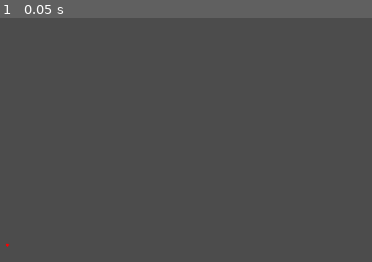
Above: before the commit, frame 1.
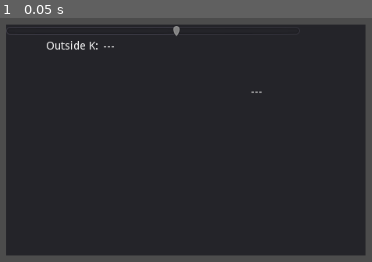
Above: after the commit, the same moment.

Repository: philipp-gaddi/item_system
Game: Godot game, scene res://Testworld.tscn
Two runs of this game, one before a commit and one after it. Both use one fixed random seed, a clock stepped at 60 frames per second and the inputs below. Before the commit the project starts from res://TestWorld.tscn.
Inputs:
- Up to frame 1 (0.05 s): no input

The runs differ from the first frame. In frame 1, 90% of the frame differs, in the area x 1-99%, y 2-98%.

Commit message:
i guess progress, implemnted heat transfer for normal item

Diff:
--- /dev/null
+++ b/EnergySource.gd
@@ -0,0 +1,18 @@
+extends Node2D
+
+
+var Q_input_J
+var Q_J
+var T_K
+var Q_output_W
+var Q_storage_J
+
+
+# Called when the node enters the scene tree for the first time.
+func _ready():
+	pass # Replace with function body.
+
+
+# Called every frame. 'delta' is the elapsed time since the previous frame.
+#func _process(delta):
+#	pass
--- /dev/null
+++ b/EnergySource.tscn
@@ -0,0 +1,6 @@
+[gd_scene load_steps=2 format=2]
+
+[ext_resource path="res://EnergySource.gd" type="Script" id=1]
+
+[node name="EnergySource" type="Node2D"]
+script = ExtResource( 1 )
--- a/TestWorld.gd
+++ /dev/null
@@ -1,34 +0,0 @@
-extends Node2D
-
-var sixty_frame = 60
-var frame = 0
-var x = 0
-var val2 = 350
-var val3 = 250
-var sw = true
-
-
-
-# Called every frame. 'delta' is the elapsed time since the previous frame.
-func _process(delta):
-	if Input.is_action_just_released("cook"):
-		if sw:
-			print('set val2')
-			$item_temperature.temperature_outside = val2
-			sw = false
-		else:
-			print('set val3')
-			$item_temperature.temperature_outside = val3
-			sw = true
-
-	var frame_modulo_class = frame % sixty_frame
-	if frame_modulo_class == 0:
-		print($item_temperature.temperature)
-		update()
-	frame += 1
-
-
-func _draw():
-
-	draw_circle(Vector2(x, -$item_temperature.temperature), 2.0, Color.red)
-	x+=1
--- a/TestWorld.tscn
+++ /dev/null
@@ -1,13 +0,0 @@
-[gd_scene load_steps=3 format=2]
-
-[ext_resource path="res://TestWorld.gd" type="Script" id=1]
-[ext_resource path="res://item_temperature.tscn" type="PackedScene" id=3]
-
-[node name="TestWorld" type="Node2D"]
-script = ExtResource( 1 )
-
-[node name="Camera2D" type="Camera2D" parent="."]
-position = Vector2( 498.278, -286.599 )
-current = true
-
-[node name="item_temperature" parent="." instance=ExtResource( 3 )]
--- /dev/null
+++ b/Testworld.gd
@@ -0,0 +1,22 @@
+extends Node2D
+
+
+onready var item = get_node("item_base")
+
+# Called when the node enters the scene tree for the first time.
+func _ready():
+	pass # Replace with function body.
+
+
+# Called every frame. 'delta' is the elapsed time since the previous frame.
+#func _process(delta):
+#	pass
+
+
+func _on_HSlider_value_changed(value):
+	item.set_T_outside_K(value)
+	$Control/Panel/outside_K_value.text = str(value)
+
+
+func _on_item_base_temperature_changed(T_K):
+	$Control/Panel/item_K.text = str(T_K)
--- /dev/null
+++ b/Testworld.tscn
@@ -0,0 +1,57 @@
+[gd_scene load_steps=3 format=2]
+
+[ext_resource path="res://Testworld.gd" type="Script" id=1]
+[ext_resource path="res://item_energy.tscn" type="PackedScene" id=2]
+
+[node name="Testworld" type="Node2D"]
+script = ExtResource( 1 )
+
+[node name="Control" type="Control" parent="."]
+margin_left = -499.0
+margin_top = -289.0
+margin_right = -422.0
+margin_bottom = -240.0
+__meta__ = {
+"_edit_use_anchors_": false
+}
+
+[node name="Panel" type="Panel" parent="Control"]
+margin_right = 460.0
+margin_bottom = 296.0
+
+[node name="HSlider" type="HSlider" parent="Control/Panel"]
+margin_right = 376.0
+margin_bottom = 16.0
+max_value = 500.0
+value = 293.0
+__meta__ = {
+"_edit_use_anchors_": false
+}
+
+[node name="outside_K" type="Label" parent="Control/Panel"]
+margin_left = 51.0
+margin_top = 21.0
+margin_right = 120.0
+margin_bottom = 52.0
+text = "Outside K:"
+
+[node name="outside_K_value" type="Label" parent="Control/Panel"]
+margin_left = 123.678
+margin_top = 21.0
+margin_right = 192.678
+margin_bottom = 52.0
+text = "---"
+
+[node name="item_K" type="Label" parent="Control/Panel"]
+margin_left = 312.813
+margin_top = 79.2502
+margin_right = 403.813
+margin_bottom = 93.2502
+text = "---"
+
+[node name="Camera2D" type="Camera2D" parent="."]
+current = true
+
+[node name="item_base" parent="." instance=ExtResource( 2 )]
+[connection signal="value_changed" from="Control/Panel/HSlider" to="." method="_on_HSlider_value_changed"]
+[connection signal="temperature_changed" from="item_base" to="." method="_on_item_base_temperature_changed"]
--- a/item.gd
+++ /dev/null
@@ -1,42 +0,0 @@
-extends Node2D
-
-var temp_K = 293.0
-var temp_outside_K = 293.0 setget set_temp_outside
-export var R_treshold = 380.0
-export var R = 0.0 setget ,get_R
-export var k_temp = 0.1
-export var k_R = 0.1
-
-#func _init(temp):
-#	temp_K = temp
-#	temp_outside_K = temp
-
-func _ready():
-	set_process(false)
-
-func _process(delta):
-	var temp_delta = temp_outside_K - temp_K
-	var is_different = abs(temp_delta) > 5
-	if is_different:
-
-		temp_K += (temp_outside_K - temp_K) * k_temp * delta
-	else:
-		temp_K = temp_outside_K
-
-	if temp_K > R_treshold:
-		R += temp_K * k_R * delta
-
-	if !is_different and temp_K <= R_treshold:
-		temp_K = temp_outside_K
-		set_process(false)
-
-func set_temp_outside(temp):
-
-	temp_outside_K = temp
-
-	if temp_outside_K != temp_K:
-		set_process(true)
-
-func get_R():
-	# collapse state to some integer
-	return floor(R)
--- a/item.tscn
+++ /dev/null
@@ -1,6 +0,0 @@
-[gd_scene load_steps=2 format=2]
-
-[ext_resource path="res://item.gd" type="Script" id=1]
-
-[node name="item_temperature" type="Node2D"]
-script = ExtResource( 1 )
--- /dev/null
+++ b/item_energy.tscn
@@ -0,0 +1,19 @@
+[gd_scene load_steps=3 format=2]
+
+[ext_resource path="res://item_temperature.gd" type="Script" id=1]
+
+[sub_resource type="CircleShape2D" id=1]
+radius = 30.0
+
+[node name="item_base" type="Node2D"]
+script = ExtResource( 1 )
+__meta__ = {
+"_edit_group_": true
+}
+
+[node name="heat_radiation" type="Area2D" parent="."]
+
+[node name="CollisionShape2D" type="CollisionShape2D" parent="heat_radiation"]
+shape = SubResource( 1 )
+[connection signal="body_entered" from="heat_radiation" to="." method="_on_heat_radiation_body_entered"]
+[connection signal="body_exited" from="heat_radiation" to="." method="_on_heat_radiation_body_exited"]
--- a/item_temperature.gd
+++ b/item_temperature.gd
@@ -1,52 +1,142 @@
 extends Node2D
 
-# really simplified model of heat transfer is used
-# heat is dependent on the outside temperature, which you can set,
-# then based on the temperature delta, the temperature of the object changes.
-# using conduction formulas
+# background info
+# heat capacity
+# convection, conduction and radiation are mechanism of heat transfer.
+# conduction heat transfer between bodies, via diffusion and contact
+# convection, heat transfer between solid and fluid (if the fluid isn't moving
+# it's conduction). Two types forced (Fan) and free (buoyancy) convection.
+# the parameter h in convection depends on the fluid case (turbulent, free flowing, forced etc.)
+# find constants, not worth calculating.
+# radiation
 
-const compare_treshold = .1
+# heat capacity Q = m * s * T_delta
+# convection Q/t = h * A * (T_surface - T_fluid_far) # natural
+# conduction Q/t = s * A * T_delta/x_delta
+# radiation Q/t = boltzmann * emissive * A * T_abs
 
-var temperature = 293.0 setget , get_temperature
-var temperature_outside = 293.0 setget set_temperature_outside
-
-# Q = m * k * T_delta
-# conduction Q_over_t = c * A * T_delta / x_delta
-export var specific_heat_capacity = 4.1813 # water
-export var thermal_conductivity = 0.6 # water # 0.024 # air
-
-# problem with this approach values have to make sense... hard to tune
-# need to have some approximater
-export var mass_kg = 1.0
-export var surface_area_m2 = .06 # 0.1 * 0.1 * 6
-export var x_delta_m = .005
+# simplification and implementation
+# radiation, has a fixed radius
+# conduction for non moving fluids
+# convection only natural, external flow, and free flow
+# all is one dimensional (equal in each direction)
+# energy level/outside temp affects temp change, temp between things/object not
+# radiation only affects object not in use
+# heat always flows from warm to cold, no cooling through conduction
+# only modeling of net flows, no idle flow random, equilibrium flows
 
 
+# example: if you cook on water in a plate. the plate gets heated via conduction
+# the water in the plate gets heated via convection/conduction
+# all parts radiate heat, which is not considered
+
+signal temperature_changed
+
+
+#### Parameters and constants of this material
+# TODO make a list of materials, and set these constants in the ready function
+export var specific_heat_capacity = 9.1813 # J/(kg*K)
+export var thermal_conductivity = 0.025 # insultator W/(M *K)
+export var heat_transfer_coefficient = .01 # W/(M2*K)
+export var emissivity = 0.95
+const boltzmann = 5.67e-8 # m2 * kg / s2 * K
+
+
+export var mass_KG = 1.0
+export var surface_area_M2 = 0.06
+export var x_delta_M = 1.0
+
+# TODO what's a good treshold, when is 99, 95% reached?
+const treshold = 1.0
+var Q_J
+var Q_provide_JoS = 0.0 setget set_Q_provide_JoS
+var T_K = 293.15
+var T_outside_K = 293.15
+
+var heat_capacity
+var radiation_factor
+
+var R_convection_outside
+var R_conduction
+var R_total
+
 func _ready():
-
+	heat_capacity = mass_KG * specific_heat_capacity
+	radiation_factor = boltzmann * emissivity * surface_area_M2
+	R_convection_outside = 1.0 / (surface_area_M2 * heat_transfer_coefficient)
+	R_conduction = x_delta_M / (surface_area_M2 * thermal_conductivity)
+	R_total = R_conduction + R_convection_outside
+	Q_J = T_K / heat_capacity
 	set_process(false)
 
 
 func _process(delta):
-	var temperature_diff = temperature_outside - temperature
+	var T_delta = T_outside_K - T_K
+	var Q_delta = delta * T_delta / R_total
 
-	if abs(temperature_diff) < compare_treshold:
+	Q_J += Q_delta
+	T_K = Q_J * heat_capacity
 
-		temperature = temperature_outside
+	if abs(T_delta) < treshold:
 		set_process(false)
-	else:
 
-		temperature += delta * sign(temperature_diff) * (mass_kg * specific_heat_capacity * temperature_diff) / \
-		(thermal_conductivity * surface_area_m2 * temperature_diff / x_delta_m)
+	emit_signal("temperature_changed", T_K)
 
 
-func set_temperature_outside(_temperature_outside):
-	if abs(temperature_outside - _temperature_outside) > compare_treshold:
-		temperature_outside = _temperature_outside
 
+func set_Q_provide_JoS(_Q_provide_JoS):
+
+	Q_provide_JoS = _Q_provide_JoS
+
+
+func set_T_outside_K(_T_outside_K):
+	T_outside_K = _T_outside_K
+
+	if abs(_T_outside_K - T_K) < treshold:
+		T_K = _T_outside_K
+
+	else:
 		set_process(true)
 
+func get_radiation():
 
-func get_temperature():
+	return radiation_factor * pow(T_K, 4.0)
 
-	return temperature
+
+
+
+
+
+
+
+
+
+
+
+
+
+
+
+
+
+
+
+
+
+
+
+
+
+
+
+
+
+func _on_heat_radiation_body_entered(body):
+	# add radiation to it's Q input
+	# register?
+	pass # Replace with function body.
+
+
+func _on_heat_radiation_body_exited(body):
+	# remove the radiation from it's Q input
+	pass # Replace with function body.
--- a/item_temperature.tscn
+++ /dev/null
@@ -1,7 +0,0 @@
-[gd_scene load_steps=2 format=2]
-
-[ext_resource path="res://item_temperature.gd" type="Script" id=1]
-
-
-[node name="item_temperature" type="Node2D"]
-script = ExtResource( 1 )
--- a/project.godot
+++ b/project.godot
@@ -16,7 +16,7 @@
 [application]
 
 config/name="Item System"
-run/main_scene="res://TestWorld.tscn"
+run/main_scene="res://Testworld.tscn"
 config/icon="res://icon.png"
 
 [input]
